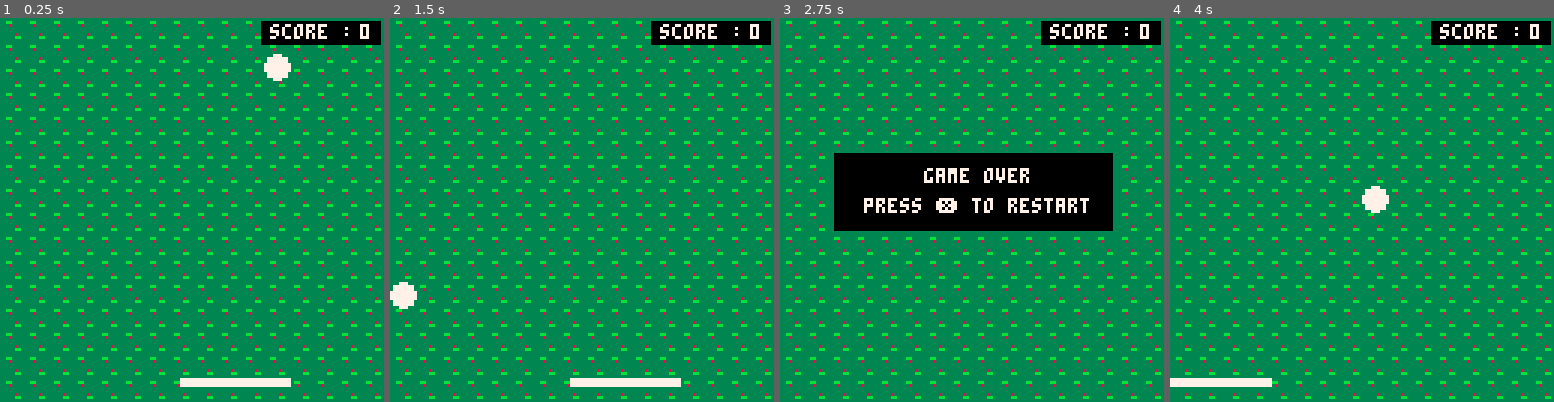
Above: before the commit, frames 1-4 (left to right).
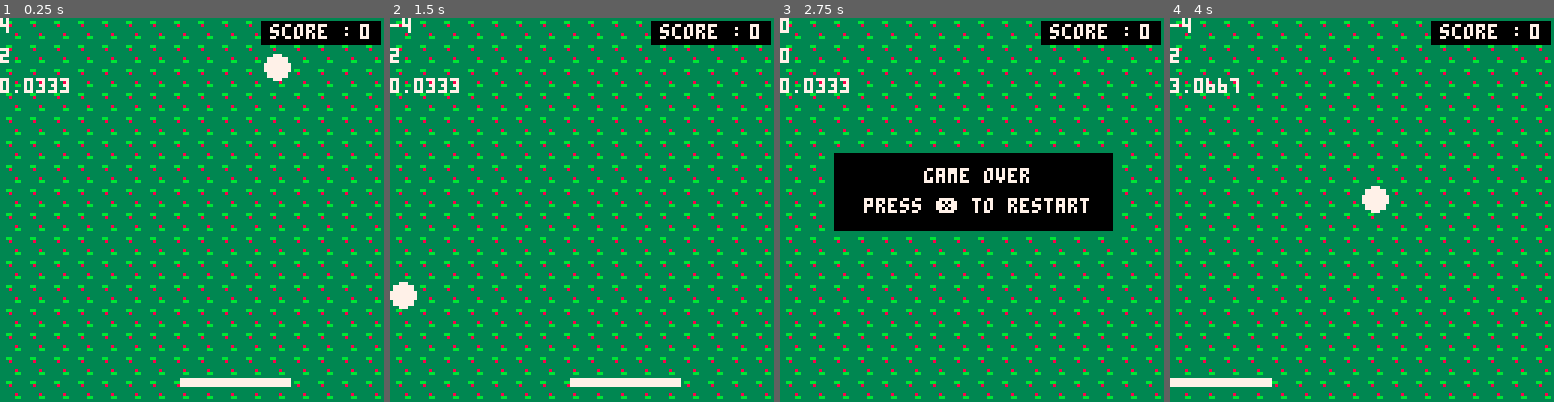
Above: after the commit, the same moments.

Repository: adatechschool/PC-pico8-maraalno
Game: PICO-8 cartridge monjeu.p8
Same seed, same stepped clock (60 frames per second), same inputs: the game is played once before the commit and once after it.
Inputs:
- Up to frame 1 (0.25 s): no input
- Up to frame 2 (1.5 s): tap X (X key) at 0.33, 1.07 s
- Up to frame 3 (2.75 s): hold Right 1.6-2.1 s; tap X (X key) at 1.85 s; hold Right from 2.47 s (still down)
- Up to frame 4 (4 s): tap X (X key) at 2.97 s; release Right at 3.03 s; hold Left 3.08-3.58 s

The runs differ from the first frame. In frame 1, 0.5% of the frame differs, in the area x 0-18%, y 0-20%; in frame 2, 0.5%; in frame 3, 0.5%; in frame 4, 0.4%.

Commit message:
[Feature_Code_Vitessedejeu]v2

Diff:
--- a/monjeu.p8
+++ b/monjeu.p8
@@ -51,8 +51,8 @@
  -- collision raquette
  if collision() then
  	ball.speedy=-ball.speedy
-														-ball.speedup
-		ball.speedx+=ball.speedup
+													--ball.speedup
+		--ball.speedx+=ball.speedup
 		sfx(3)
 	end
 
@@ -65,6 +65,8 @@
 fall_goodiesmalus()
 update_goodiesmalus()
 update_goodies()
+
+speed_ball()
 
  --collision goodies
  for g in all(goodies) do
@@ -88,6 +90,9 @@
 function _draw()
 	cls()
 	map(0,0)
+	print(ball.speedx)
+	print(ball.speedy,0,10)
+	print(last_ball,0,20)
 	--raquette
 	rectfill(p.x,p.y,p.x+p.w,
 	p.y+p.h,7)
@@ -149,13 +154,24 @@
 
 end
 
---function speed_ball()
-	--if (time() - last_ball)>5 then
-
-
---	last_ball=time()
-	--end
---end
+function speed_ball()
+	if (time() - last_ball)>10 then
+		last_ball=time()
+			if ball.speedx>0 then
+				ball.speedx+=ball.speedup
+			else
+				ball.speedx+=-ball.speedup
+			end
+			if ball.speedy>0 then
+				ball.speedy+=ball.speedup
+			else
+				ball.speedy+=-ball.speedup
+			end
+	end
+end
+
+
+
 -->8
 -- collision
 
@@ -182,7 +198,7 @@
 -- game over
 
 function game_over()
-	if ball.y>120 then
+	if ball.y>128 then
 		if g_over == false then
 			sfx(4)
 		end
